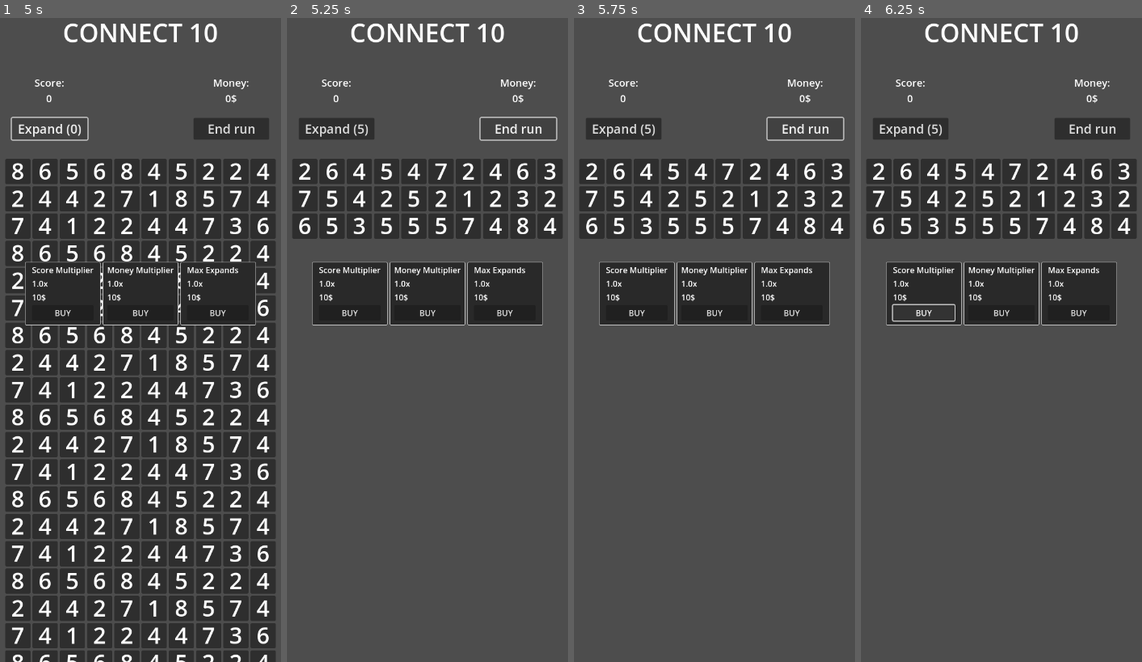
Above: before the commit, frames 1-4 (left to right).
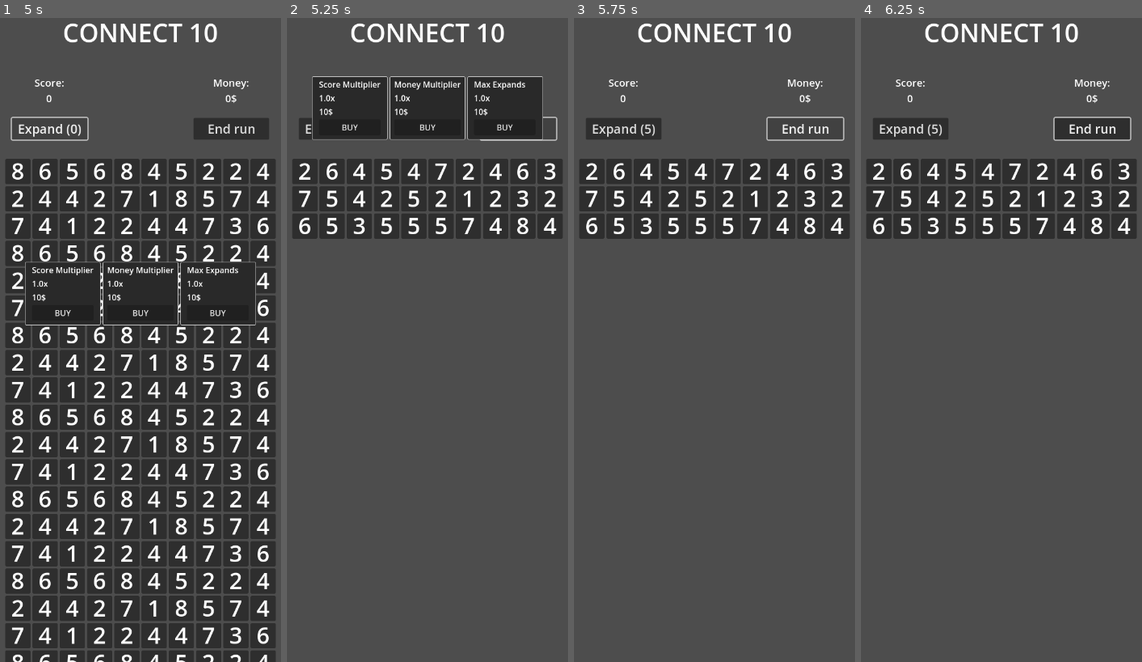
Above: after the commit, the same moments.

Repository: miquelLlorca/connect10
Game: Godot game, scene res://scenes/main.tscn
Same seed, same stepped clock (60 frames per second), same inputs: the game is played once before the commit and once after it.
Inputs (mouse positions are in pixels of both pictures, inside the frame that each line leads up to):
- Up to frame 1 (5 s): click "Expand (5)" at 0.5 s; click "Expand (4)" at 1.25 s; click "Expand (3)" at 2 s; click "Expand (2)" at 2.75 s; click "Expand (1)" at 3.5 s; click "Expand (0)" at 4.25 s
- Up to frame 2 (5.25 s): click "End run" at 5 s
- Up to frame 3 (5.75 s): no input
- Up to frame 4 (6.25 s): click (922, 314) at 5.75 s, where only the run before the commit has a clickable "BUY"

Frame 1 is identical in both runs. In frame 2, 15% of the frame differs, in the area x 8-92%, y 9-48%; in frame 3, 7.7%; in frame 4, 7.9%.

Commit message:
Shop gets hidden when game is running

Diff:
--- a/scenes/shop.tscn
+++ b/scenes/shop.tscn
@@ -1,4 +1,6 @@
-[gd_scene load_steps=2 format=3 uid="uid://bquswwgor62pj"]
+[gd_scene load_steps=3 format=3 uid="uid://bquswwgor62pj"]
+
+[ext_resource type="Script" path="res://scripts/shop.gd" id="1_bsr1k"]
 
 [sub_resource type="StyleBoxFlat" id="StyleBoxFlat_u5vc3"]
 bg_color = Color(0.162066, 0.162066, 0.162065, 1)
@@ -14,6 +16,7 @@
 [node name="Shop" type="Control"]
 layout_mode = 3
 anchors_preset = 0
+script = ExtResource("1_bsr1k")
 
 [node name="HBoxContainer" type="HBoxContainer" parent="."]
 custom_minimum_size = Vector2(720, 0)
--- a/scripts/cell.gd
+++ b/scripts/cell.gd
@@ -31,7 +31,8 @@
 
 # Called when the node enters the scene tree for the first time.
 func _ready():
-	parentPos = get_parent().position
+	# gets the pos of the center container as when the table is resetted the position gets messed up
+	parentPos = get_parent().get_parent().position
 	original_colour = self.modulate
 	self.connect("gui_input", _on_cell_input)
 
--- a/scripts/main.gd
+++ b/scripts/main.gd
@@ -4,6 +4,7 @@
 var expands_available = MAX_EXPANDS
 var score = 0
 var money_available = 0
+var game_ongoing = false
 @onready var table = $Main_V/Table
 @onready var shop = $Main_V/Shop
 @onready var score_label = $GridContainer/CenterContainer/Score_Label
@@ -31,6 +32,17 @@
 	expands_available = MAX_EXPANDS
 	expand_button.text = "Expand ("+str(expands_available)+")"
 
+
+func show_shop_and_missions():
+	var tween = create_tween()
+	tween.tween_property(shop, "position:y", shop.position.y - 1000, 0.5)  # Slide down
+	tween.tween_property(shop, "modulate:a", 1.0, 0.25)
+
+func hide_shop_and_missions():
+	var tween = create_tween()
+	tween.tween_property(shop, "position:y", shop.position.y + 1000, 0.5)  # Slide down
+	tween.tween_property(shop, "modulate:a", 0.0, 0.25)
+
 func end_run():
 	# updates data: money, stats...
 	update_money(score / 1000.0)
@@ -41,6 +53,7 @@
 	update_score(-score)
 
 	table.end_run()
+	show_shop_and_missions()
 ##########################################################################################################################
 ##########################################################################################################################
 ##########################################################################################################################
--- /dev/null
+++ b/scripts/shop.gd
@@ -0,0 +1,11 @@
+extends Control
+
+
+# Called when the node enters the scene tree for the first time.
+func _ready() -> void:
+	pass # Replace with function body.
+
+
+# Called every frame. 'delta' is the elapsed time since the previous frame.
+func _process(delta: float) -> void:
+	pass
--- a/scripts/table_grid.gd
+++ b/scripts/table_grid.gd
@@ -41,6 +41,9 @@
 		if(execute_movement()):
 			get_cell(pos0).set_value("")
 			get_cell(pos1).set_value("")
+			if(not main.game_ongoing):
+				main.hide_shop_and_missions()
+				main.game_ongoing = true
 			print('CORRECT')
 		else:
 			print('INCORRECT')
Not shown, changed: tasks.todo
